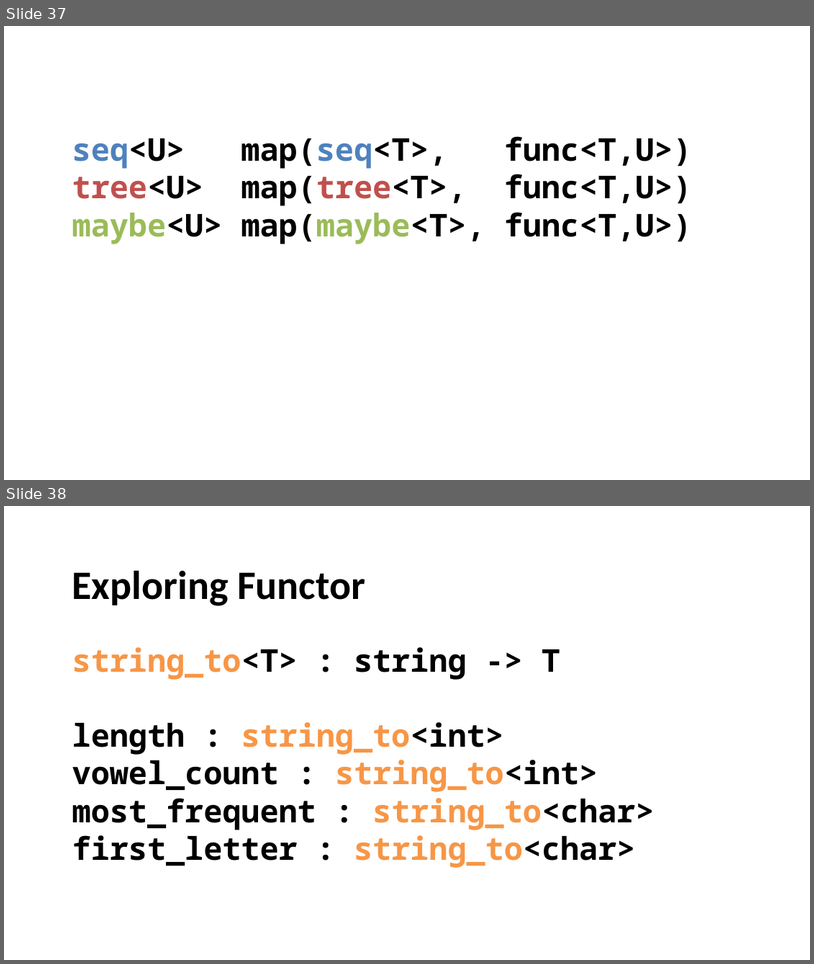
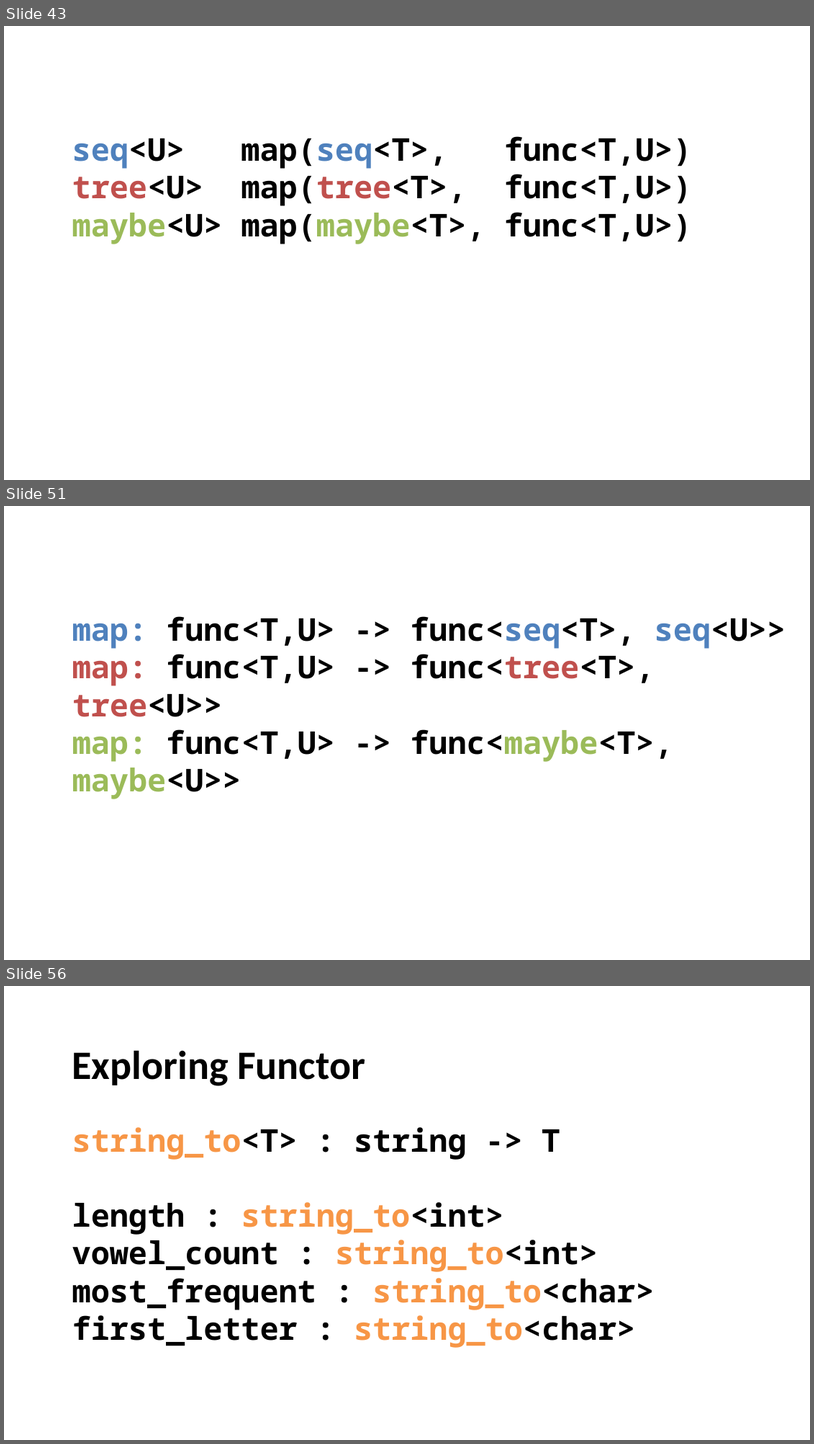
Before and after one commit to itowlson/zygo, a slide deck: How I learned to stop worrying and love the zygohistomorphic prepromorphism.pptx. Shown one above the other, each under a label of ours: slides 37 and 38 before the commit, slides 43, 51 and 56 after it; the slides between them are not shown. The pictures are 814x964 and 814x1444 pixels, drawn with LibreOffice and Linux fonts; fonts in the diff are those of the drawing. Boxes give left, top, right and bottom in pixels: in the first picture for what was removed or moved away, otherwise in the second. Text is boxed around its words. In the diff, an @@ line names an element or a change of style, - is before the commit and + after.

```diff
--- a/How I learned to stop worrying and love the zygohistomorphic prepromorphism.pptx
+++ b/How I learned to stop worrying and love the zygohistomorphic prepromorphism.pptx
@@ slide 51 added at (4, 506, 810, 960), background #FFFFFF @@
@@ text added at (72, 616, 787, 799), 28 pt, text #000000, bold @@
+map: func<T,U> -> func<seq<T>, seq<U>>
+map: func<T,U> -> func<tree<T>, tree<U>>
+map: func<T,U> -> func<maybe<T>, maybe<U>>
@@ what was slide 37 is now slide 43 @@
@@ what was slide 38 is now slide 56 @@
```
Also in this commit, not shown: 3 slides changed, 32 other slides added, 1 slide removed.
